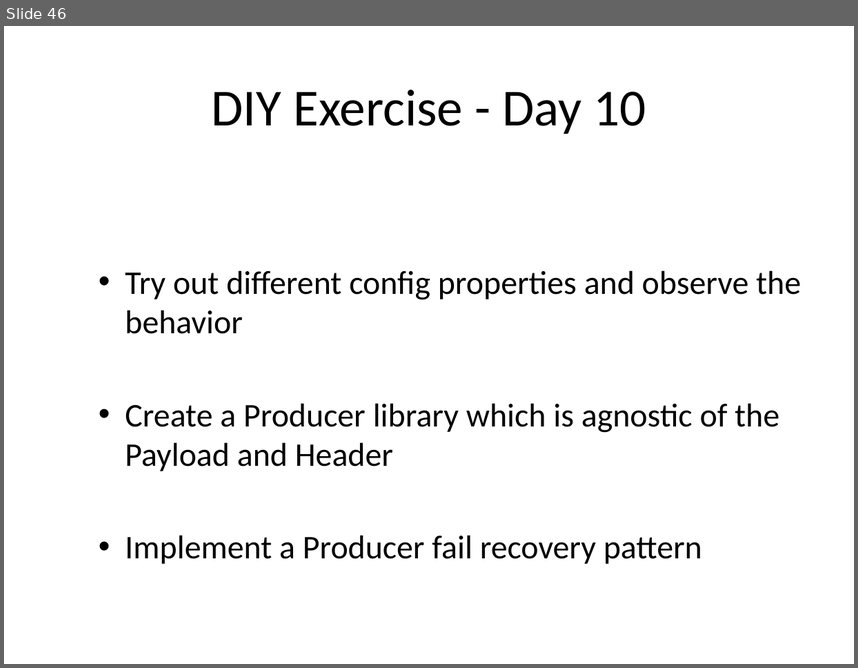
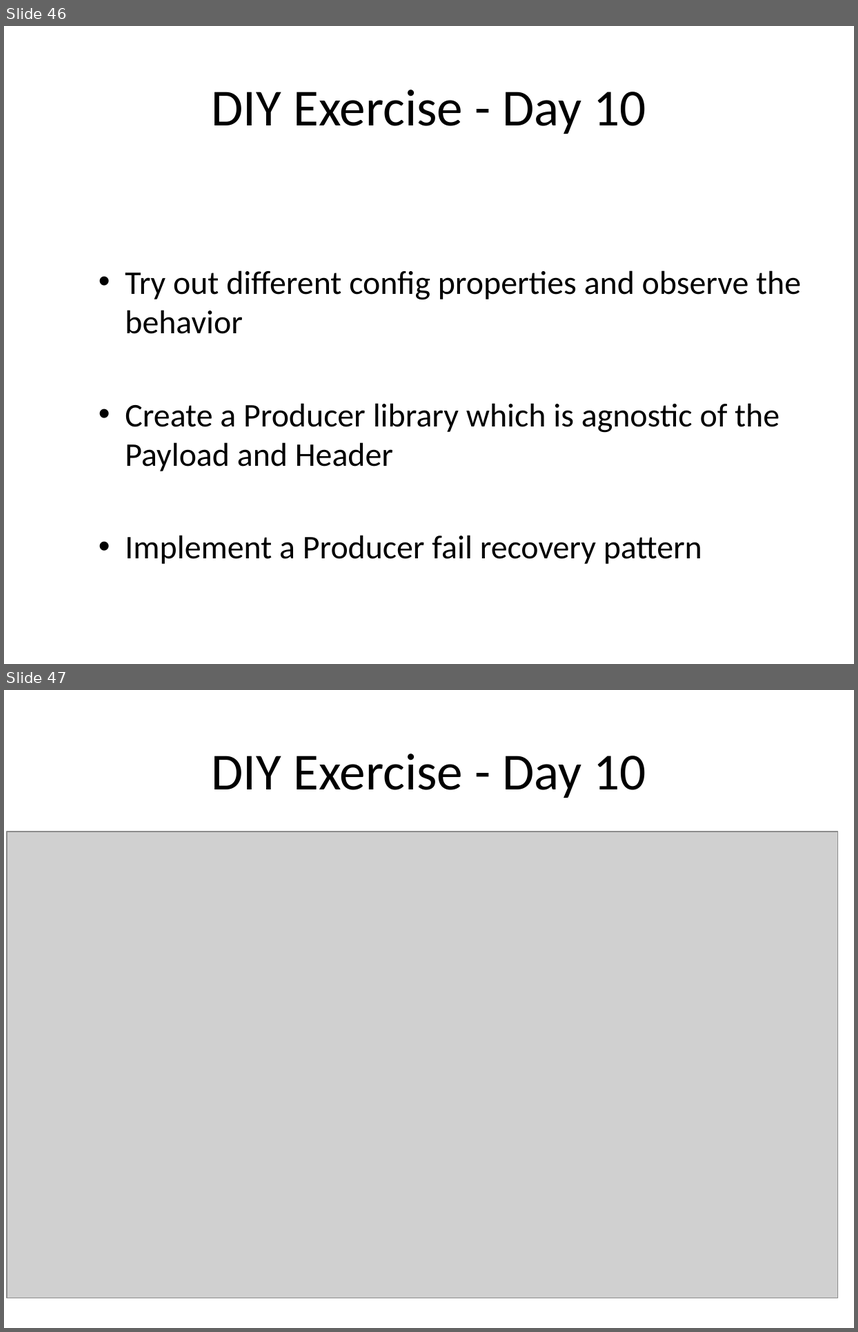
Before and after one commit to sreedharsingaraju/KafkaTutorials, a slide deck: PPT/Kafka-Teaching-Flow.pptx. Shown one above the other, each under a label of ours: slide 46 before the commit, slides 46 and 47 after it. The pictures are 858x668 and 858x1332 pixels, drawn with LibreOffice and Linux fonts; fonts in the diff are those of the drawing; grey boxes stand for pictures. Boxes give left, top, right and bottom in pixels: in the first picture for what was removed or moved away, otherwise in the second. Text is boxed around its words. In the diff, an @@ line names an element or a change of style, - is before the commit and + after.

Commit message:
Update Kafka-Teaching-Flow.pptx
updated slide for DIY 10

```diff
--- a/PPT/Kafka-Teaching-Flow.pptx
+++ b/PPT/Kafka-Teaching-Flow.pptx
@@ slide 47 added at (x1=4, y1=690, x2=854, y2=1328), background #FFFFFF @@
@@ title added at (x1=211, y1=753, x2=646, y2=798), 44 pt, text #000000 @@
+DIY Exercise - Day 10
@@ picture added at (x1=7, y1=831, x2=838, y2=1298) @@
```
